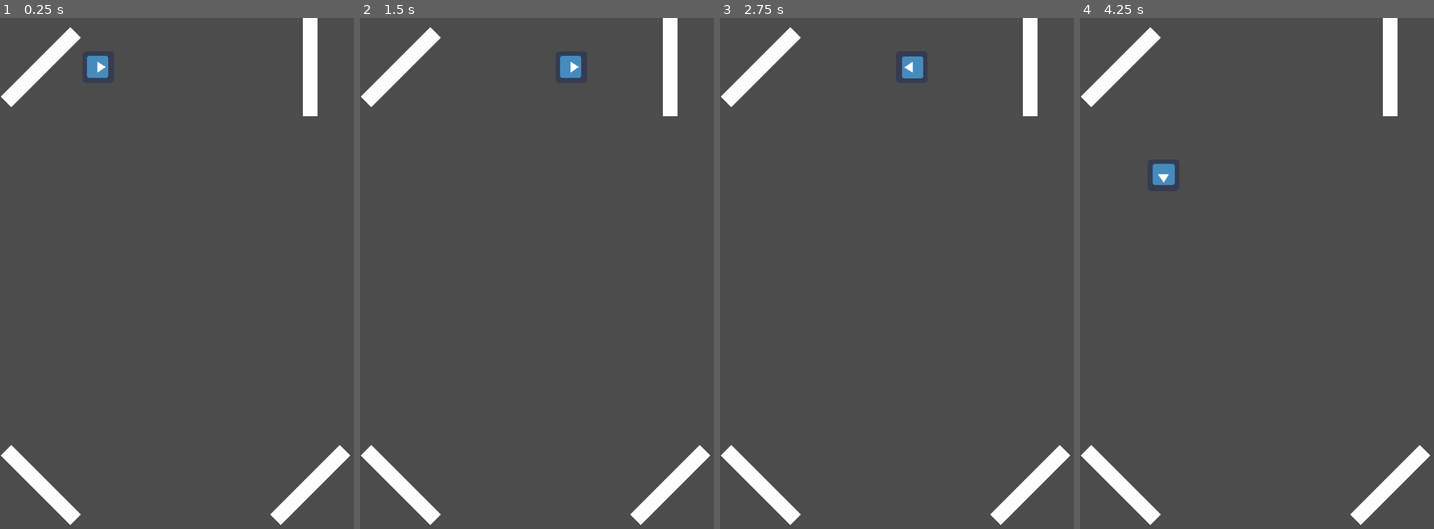
Above: before the commit, frames 1-4 (left to right).
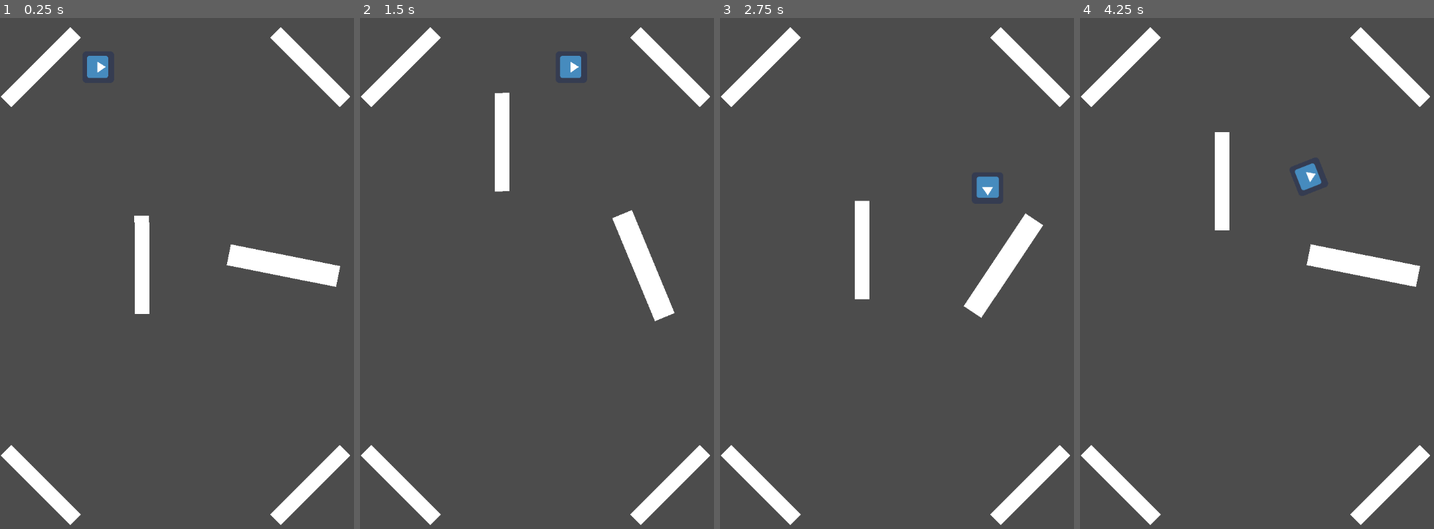
Above: after the commit, the same moments.

Repository: sangmin0212/A_Wind_Up_Toy_Roadrun
Game: Godot game, scene res://GameManager.tscn
Same seed, same stepped clock (60 frames per second), same inputs: the game is played once before the commit and once after it. This scene is started directly instead of the project's main scene. The engine's default icon, where the game draws it, is replaced by a stand-in: a white triangle on a blue panel in a dark square.
Inputs:
- Up to frame 1 (0.25 s): no input
- Up to frame 2 (1.5 s): hold Up (ui_up) 0.53-1.28 s; hold Down (ui_down) from 1.28 s (still down)
- Up to frame 3 (2.75 s): release Down (ui_down) at 2.03 s; hold Up (ui_up) from 2.03 s (still down)
- Up to frame 4 (4.25 s): release Up (ui_up) at 3.53 s; hold Down (ui_down) from 3.53 s (still down)

The runs differ from the first frame. In frame 1, 3.4% of the frame differs, in the area x 37-99%, y 0-58%; in frame 2, 3.4%; in frame 3, 4.0%; in frame 4, 4.0%, in the area x 20-99%, y 0-53%.

Commit message:
add wall(moving wall, rotating wall)
add wall(moving wall, rotating wall)

Diff:
--- a/GameManager.tscn
+++ b/GameManager.tscn
@@ -1,9 +1,11 @@
-[gd_scene load_steps=5 format=2]
+[gd_scene load_steps=7 format=2]
 
 [ext_resource path="res://GameManager.gd" type="Script" id=1]
 [ext_resource path="res://Player/Player.tscn" type="PackedScene" id=2]
 [ext_resource path="res://Wall/Wall.tscn" type="PackedScene" id=3]
 [ext_resource path="res://MonsterManager.gd" type="Script" id=4]
+[ext_resource path="res://Wall/Wall_Rotating.tscn" type="PackedScene" id=5]
+[ext_resource path="res://Wall/Wall_Moving.tscn" type="PackedScene" id=6]
 
 [node name="RoadRun_Stage1" type="Node2D"]
 
@@ -27,7 +29,7 @@
 
 [node name="wall2" parent="Wall" instance=ExtResource( 3 )]
 position = Vector2( 631, 100 )
-rotation = 1.57079
+rotation = 0.785397
 collision_layer = 2
 collision_mask = 5
 
@@ -43,4 +45,13 @@
 collision_layer = 2
 collision_mask = 5
 
+[node name="Wall_Rotation" parent="Wall" instance=ExtResource( 5 )]
+position = Vector2( 576.44, 503.725 )
+scale = Vector2( 2, 2 )
+collision_layer = 2
+collision_mask = 4
+
+[node name="Wall_Moving" parent="Wall" instance=ExtResource( 6 )]
+position = Vector2( 289.595, 503.725 )
+
 [connection signal="spawn_monster" from="GameManager" to="GameManager/MonsterManager" method="_on_GameManager_spawn_monster"]
--- /dev/null
+++ b/Wall/Wall_Moving.gd
@@ -0,0 +1,6 @@
+extends Node2D
+
+var wall_speed = 200
+
+func _physics_process(delta):
+	$WallPath/PathFollow2D.offset += wall_speed * delta
--- /dev/null
+++ b/Wall/Wall_Moving.tscn
@@ -0,0 +1,24 @@
+[gd_scene load_steps=4 format=2]
+
+[ext_resource path="res://Wall/Wall.tscn" type="PackedScene" id=1]
+[ext_resource path="res://Wall/Wall_Moving.gd" type="Script" id=2]
+
+[sub_resource type="Curve2D" id=1]
+_data = {
+"points": PoolVector2Array( 0, 0, 0, 0, -0.0806961, 170.245, 0, 0, 0, 0, 0.163013, -148.312, 0, 0, 0, 0, 0.12735, -148.469, 0, 0, 0, 0, -0.00307465, 170.376 )
+}
+
+[node name="Wall_Moving" type="Node2D"]
+script = ExtResource( 2 )
+
+[node name="WallPath" type="Path2D" parent="."]
+curve = SubResource( 1 )
+
+[node name="PathFollow2D" type="PathFollow2D" parent="WallPath"]
+position = Vector2( -0.0806961, 170.245 )
+rotation = -1.56875
+rotate = false
+
+[node name="Wall" parent="WallPath/PathFollow2D" instance=ExtResource( 1 )]
+position = Vector2( 121.751, -0.970287 )
+rotation = -0.0059222
--- /dev/null
+++ b/Wall/Wall_Rotating.gd
@@ -0,0 +1,10 @@
+extends StaticBody2D
+
+
+
+func _ready():
+	pass # Replace with function body.
+
+
+func _physics_process(delta):
+	rotate(PI/4 * delta)
--- /dev/null
+++ b/Wall/Wall_Rotating.tscn
@@ -0,0 +1,19 @@
+[gd_scene load_steps=3 format=2]
+
+[ext_resource path="res://Wall/Wall_Rotating.gd" type="Script" id=1]
+
+[sub_resource type="RectangleShape2D" id=1]
+extents = Vector2( 56.6926, 10.8351 )
+
+[node name="Wall_Rotation" type="StaticBody2D"]
+position = Vector2( 80.5, 39.25 )
+script = ExtResource( 1 )
+
+[node name="CollisionShape2D" type="CollisionShape2D" parent="."]
+shape = SubResource( 1 )
+
+[node name="Sprite" type="Sprite" parent="."]
+
+[node name="Polygon2D" type="Polygon2D" parent="."]
+position = Vector2( -0.686691, -0.255577 )
+polygon = PoolVector2Array( -55.9637, -10.5683, 57.3966, -10.5538, 57.406, 11.0485, -55.9919, 11.0708 )
